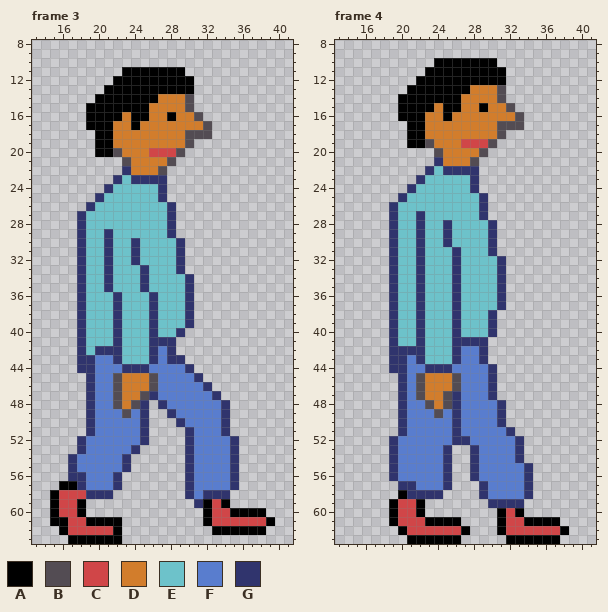
Two versions of one pixel-art file, resources/me.ase. This is how it looked before the edit.
64x64 pixels, 8 frames. Colours within 5 levels of each other are drawn and written as one. Shown: frame 3: x 13..41, y 8..63; frame 4: x 13..41, y 8..63. The commit also changed other frames, which this record leaves out.
Palette (. is transparent): A #000000  B #534c53  C #d04648  D #d27d2c  E #6dc2ca  F #597dce  G #30346d
Once edited:
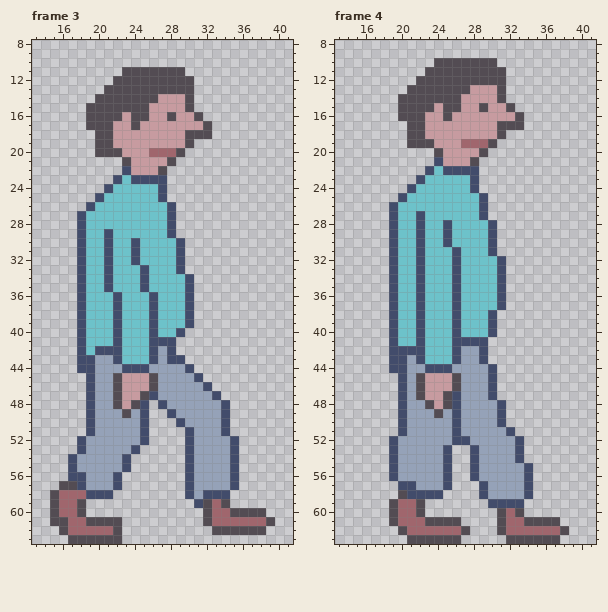
Edits made:
colour C: #d04648 -> #a0666d
colour D: #d27d2c -> #c79ba0
colour F: #597dce -> #95a2b8
colour G: #30346d -> #424c6b
Changed rows in their new state; - is a pixel that keeps its letter.
Frame 3:
first column x 19:
11 ----BBBBBBB-
12 ---BBBBBBBBB
13 --BBBBBBBBBB
14 -BBBBBBB----
15 BBBBBBB-----
16 BBBB-BB--B--
17 BBB--B------
18 -BB---------
19 -BB---------
20 -BB---------
first column x 15:
57 -BB----------------------
58 B------------------------
59 B--B-------------B-B-----
60 B--B-------------B--BBBB-
61 BB--BBBB---------B------B
62 -B-----B----------BBBBBB-
63 --BBBBBB-----------------
Frame 4:
first column x 20:
10 ----BBBBBBB-
11 ---BBBBBBBBB
12 --BBBBBBBBBB
13 -BBBBBBB----
14 BBBBBBB-----
15 BBBB-BB--B--
16 BBB--B------
17 -BB---------
18 -BB---------
19 -BB---------
first column x 19:
58 -B------------------
59 B--B----------------
60 B--B--------B-B-----
61 B---BBBB----B--BBBB-
62 -B------B---B------B
63 --BBBBBB-----BBBBBB-
